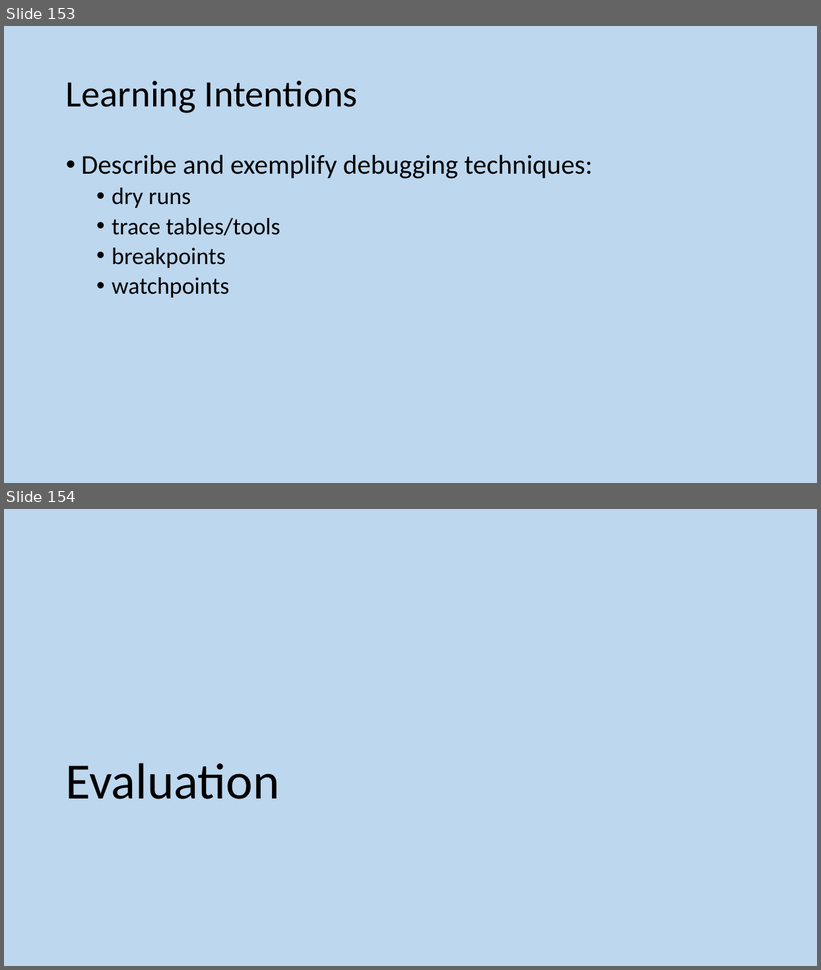
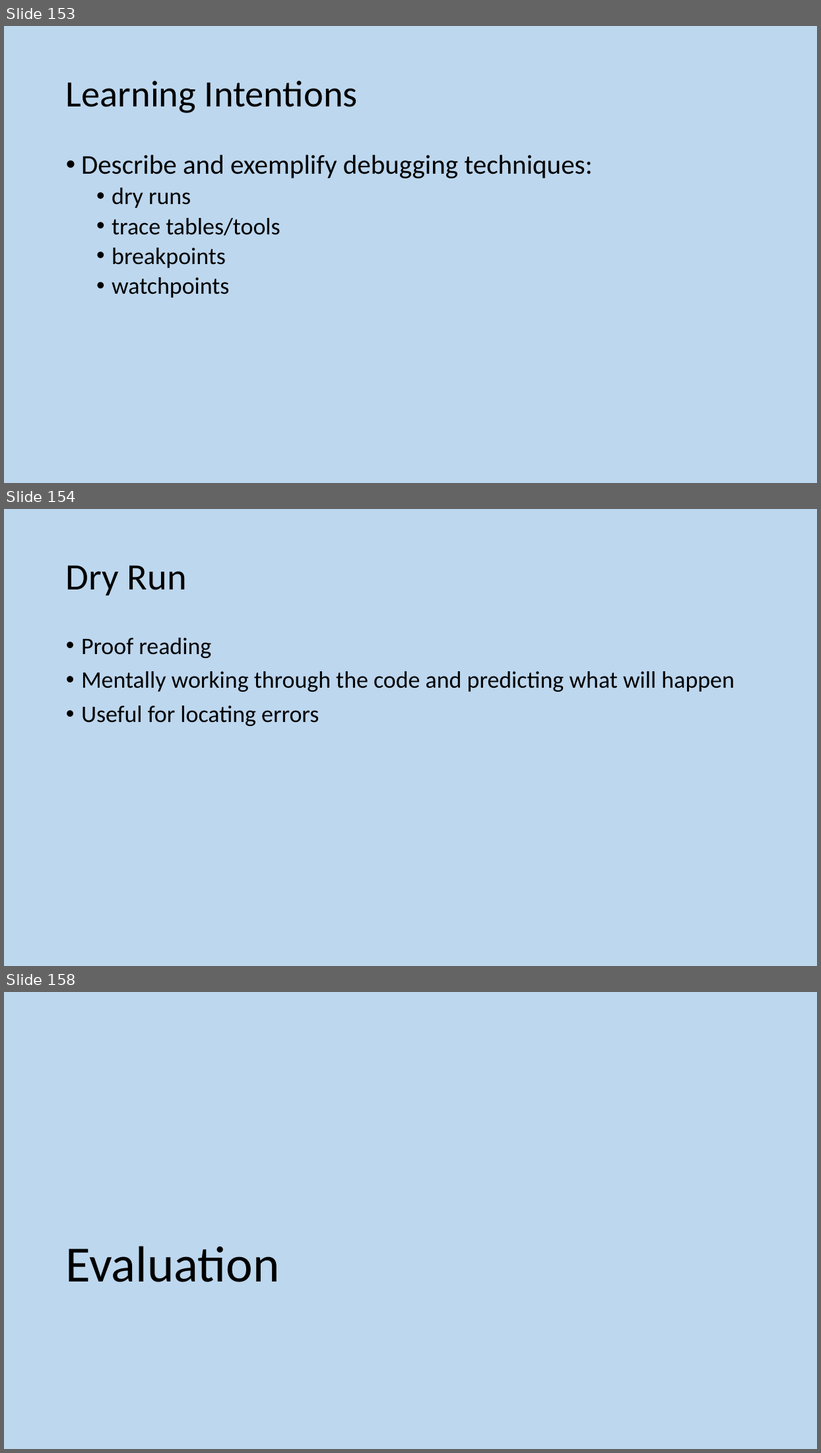
Before and after one commit to MrFriendCS/MrFriendCS.github.io, a slide deck: higher/sdd/H CS SDD Slides.pptx. Shown one above the other, each under a label of ours: slides 153 and 154 before the commit, slides 153, 154 and 158 after it; the slides between them are not shown. The pictures are 821x970 and 821x1453 pixels, drawn with LibreOffice and Linux fonts; fonts in the diff are those of the drawing. Boxes give left, top, right and bottom in pixels: in the first picture for what was removed or moved away, otherwise in the second. Text is boxed around its words. In the diff, an @@ line names an element or a change of style, - is before the commit and + after.

```diff
--- a/higher/sdd/H CS SDD Slides.pptx
+++ b/higher/sdd/H CS SDD Slides.pptx
@@ slide 154 added at [4, 509, 817, 966], background #BDD7EE @@
@@ title added at [66, 565, 187, 595], 44 pt, text #000000 @@
+Dry Run
@@ text added at [81, 638, 734, 726], 28 pt, text #000000 @@
+• Proof reading
+• Mentally working through the code and predicting what will happen
+• Useful for locating errors
@@ what was slide 154 is now slide 158 @@
```
Also in this commit, not shown: 5 slides changed, 9 other slides added, 4 slides removed.
